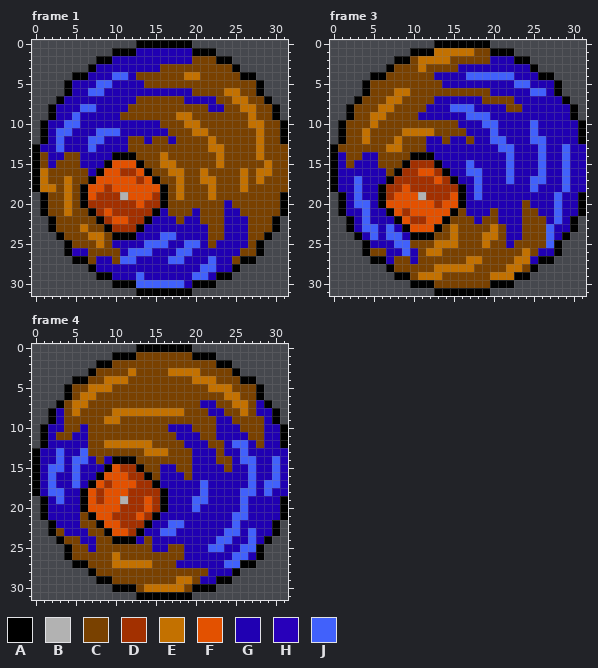
Edited in one commit: pixel-art file (Assets/TFG/Sprites/impulse_flying.aseprite). The picture above is the old version.
32x32 pixels, 4 frames. Shown: frame 1, frame 3, frame 4. The commit also changed other frames, which this record leaves out.
Visible layers, top first: "interior", "baqureta".
Palette (. is transparent): A #000000  B #b2b2b2  C #794100  D #a23000  E #c37100  F #e35100  G #2000b2  H #2800ba  J #4161fb
Pixels before, frame 1, first column x 0:
 0 .............AAAAAAA............
 1 ..........AAAGGGGGGGAAA.........
 2 ........AAGGGGGGGGGGCCCAA.......
 3 .......AGGGGGGGGCCCCCCCCCA......
 4 .....AAGGGJJGCCCCCCEECCCCCAA....
 5 ....AGGGJJGGGGCCCCCCCCCCCCCCA...
 6 ....AGGJJGGGGGGGGGGGCCCCEECCA...
 7 ...AGGGGGGGGGCCCCCCGGGGCCEECCA..
 8 ..AGGGJJGGGGCCCCCCCCCCGGCCEECCA.
 9 ..AGGJGGGGGCCCCCCCEECCCCCCCECCA.
10 .AGGJJGGGGGGGGGGCCCEECCCCCCEECCA
11 .AGJJGGGJJJGGGGGGCCCEECCCCCCECCA
12 .AGJGGGJJGGGCCGCCGCCCCECCCCCECCA
13 AGGJGGGJGGGGCCCCCCCCCCEECCCCECCC
14 ACGGCCGGGGAAACCCECCCCCCECCCCECCC
15 ACGCCCGGGAFFFACCEECCCCCECCCCCECC
16 AECCCCCGAFFDDFACCEECCECCCCECEECC
17 AECCECCAFFFFFDFACCECCEECCCECECCC
18 AEECECAFFDFFFFFFACECCCECCCECCCCC
19 .ACCECAFDDDBFFFDACECCCECCCCCCCCA
20 .ACCECADDDDDDFDDACCCCCCCGCCCCCCA
21 .ACCECCADFDDDDDAGCCCGCCCGGCCCCCA
22 ..ACCCCCADFFDDAGGGCGGCCCGGGCCCA.
23 ..ACCCECCADDDAGGGGGGGGCCGGGCCCA.
24 ...ACCCEECAAAGGGJJGGGGCCGGGCCA..
25 ....ACCCECGGGGJJJGGJJGCGGGGCA...
26 ....AHGCCCCGJJJGGGJJGGGGGGCCA...
27 .....AACGGCJJGGGGJJGGGJGGCAA....
28 .......AGGGGGGGGGGGGGJJGGA......
29 ........AAGGGJGGGGGGJJGAA.......
30 ..........AAAJJJJJJGAAA.........
31 .............AAAAAAA............
Pixels before, frame 3, first column x 0:
 0 .............AAAAAAA............
 1 ..........AAAEEEEECCAAA.........
 2 ........AACEEEECCCCCGGGAA.......
 3 .......ACCCECCCCGGGGGGGGGA......
 4 .....AACCCCCCGGGGJJJJJJGGGAA....
 5 ....ACCCCCCCCCGGGGGGGGGJJGGGA...
 6 ....ACCCEECCCCCCCCCCGGGGGJJGA...
 7 ...ACCCEECCCCGGGGGGCCCCGGGGGGA..
 8 ..ACCCEECCCCGGGJJJGGGGCCGGGGGGA.
 9 ..ACCEECCCCGGGGGGJJJGGGGGGGGGGA.
10 .ACCCECCCCCCCCCCGGGJJGGGGJGGGGGA
11 .ACCECCCCEEEECCCCGGGJGGGGJGGGGGA
12 .ACCECCCECCCGGCGGCGGJJGGGJJGGGGA
13 ACCCCCCEECCCGGGGGGGGGJJGGGJGGJGG
14 AGCCGGCCCCAAAGGGGGGGGGJGGGJGGJGG
15 AGCGGGCCCADDDAGGGJGGGGJGGGJGGJGG
16 AGGGGGGCADDFFDAGGJJGGGJGGGJGGJGG
17 AGGJGGGADDDDDFDAGGJGGGJGGJJGGJGG
18 AGGJGGADDFDDDDDDAGJGGGGGGJGGGJGG
19 .AGJGGADFFFBDDDFAGJGGGGGGGGGJGGA
20 .AGJJGAFFFFFFDFFAGGGGGGGCGGGJGGA
21 .AGGJGGAFDFFFFFACGGGCGGGCCGGJGGA
22 ..AGJGGGAFDDFFACCCGCCGGGCCCGJGA.
23 ..AGJJGJGAFFFACECCCCECGGCCCJGGA.
24 ...AGJGJJGAAACCECCCEECGGCCCJGA..
25 ....AGGGJJCCCEEECCCECCGCCCCJA...
26 ....ACCGGJGCEECCCCCCCCCCECGGA...
27 .....AAGCCGCCCCCCEECCCCEEGAA....
28 .......ACCCCCEEEEECCCCEECA......
29 ........AACEEECCCCCCEEEAA.......
30 ..........AAACCCCCCCAAA.........
31 .............AAAAAAA............
Pixels before, frame 4, first column x 0:
 0 .............AAAAAAA............
 1 ..........AAACCCCCCCAAA.........
 2 ........AACCCCCCCCCCCCCAA.......
 3 .......ACCCCECCCCEEEECCCCA......
 4 .....AACCEEECCCCCCCCEEECCCAA....
 5 ....ACCEEECCCCCCCCCCCCEEECCCA...
 6 ....ACEECCCCCCCCCCCCCCCCEECCA...
 7 ...ACEECCCCCCCCCCCCCCGGCCEECGA..
 8 ..AGCECCCCEEEEEEEEECCCGGCCECGGA.
 9 ..AGCCCCCEECCCCCCCCCCCCGGCCCCGA.
10 .AGGCCGCCCCCCCCCCGGGCCCGGGCCCGGA
11 .AGCCGGCCCCCCCCCCCGGGCCGGGGCCGGA
12 .AGGGGGCCEEEEEECCCCGGGCCGJJGCGGA
13 AGGJGGJCCCCCCCEEECCCGGGCGGJGGGGG
14 AGGJGJJGCGAAACCCCCCCGGGCCGJJGGJG
15 AGJJGJGGGAFDDACCGGCCGGGGCGGJGGJG
16 AGJGGJGGAFFFDDACGGGCGGGGGGGJGGJG
17 AGJGGJGAFDFFFDDAGGGGGJGGGGGJGJJG
18 AGJJGGAFDFFFDDDDAGGGGJGGGGJJGJGG
19 .AGJGGAFDFFBDDFDAGGGJJGGGGJGGGGA
20 .AGGGGAFFFFDDDFDAGGGJGGGGGJGGGGA
21 .AGGGGCAFFDDDFDAGGGGGGGGGJJGGGGA
22 ..AGGGCCAFFDDDAGGJJGGGGGGJGGGGA.
23 ..ACGGGCCAFFDAGGJJGGGGGGJJGJGGA.
24 ...ACCGGCCAAAGCGGGGGGGGJJGGJGA..
25 ....ACCGCCCCCCCGGCCGGGJJGGJJA...
26 ....ACCCCCECCCCCCCCGGGGGGJJGA...
27 .....AACCCEEEEECCCGGGGGGJJAA....
28 .......ACCCCCCCCCCCCCCGGGA......
29 ........AACCCCCCCCEECGGAA.......
30 ..........AAACEEEEECAAA.........
31 .............AAAAAAA............
Once edited:
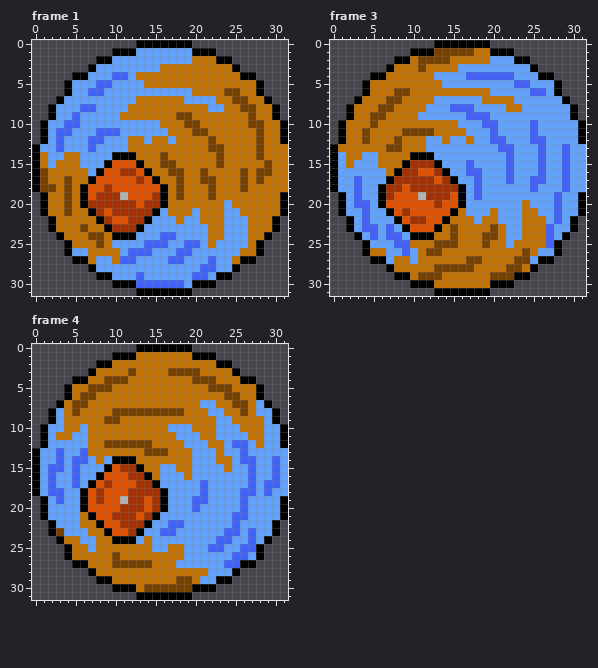
Diff:
colour G: #2000b2 -> #61a2ff
Changed rows in their new state; - is a pixel that keeps its letter.
Frame 1, layer "baqureta":
first column x 1:
 2 -------------------EEE---------
 3 ---------------EEEEEEEEE-------
 4 ------------EEEEEE--EEEEE------
 5 -------------EEEEEEEEEEEEEE----
 6 -------------------EEEECCEE----
 7 ------------EEEEEE----EECCEE---
 8 -----------EEEEEEEEEE--EECCEE--
 9 ----------EEEEEEECCEEEEEEECEE--
10 ---------------EEECCEEEEEECCEE-
11 ----------------EEECCEEEEEECEE-
12 -----------EE-EE-EEEECEEEEECEE-
13 -----------EEEEEEEEEECCEEEECEEE
14 E--EE-------EEECEEEEEECEEEECEEE
15 E-EEE--------EECCEEEEECEEEEECEE
16 CEEEEE--------EECCEECEEEECECCEE
17 CEECEE---------EECEECCEEECECEEE
18 CCECE-----------ECEEECEEECEEEEE
19 -EECE-----------ECEEECEEEEEEEE-
20 -EECE-----------EEEEEEE-EEEEEE-
21 -EECEE----------EEE-EEE--EEEEE-
22 --EEEEE----------E--EEE---EEE--
23 --EEECEE-------------EE---EEE--
24 ---EEECCE------------EE---EE---
25 ----EEECE------------E----E----
26 ----G-EEEE---------------EE----
27 ------E--E--------------E------
Frame 3, layer "baqureta":
first column x 1:
 1 ------------CCCCCEE----
 2 ---------ECCCCEEEEE----
 3 -------EEECEEEE--------
 4 ------EEEEEE-----------
 5 ----EEEEEEEEE----------
 6 ----EEECCEEEEEEEEEE----
 7 ---EEECCEEEE------EEEE-
 8 --EEECCEEEE----------EE
 9 --EECCEEEE-------------
10 -EEECEEEEEEEEEE--------
11 -EECEEEECCCCEEEE-------
12 -EECEEECEEE--E--E------
13 EEEEEECCEEE------------
14 -EE--EEEE--------------
15 -E---EEE---------------
16 ------E----------------
first column x 5:
20 -------------------E--
21 -----------E---E---EE-
22 ----------EEE-EE---EEE
23 ---------ECEEEECE--EEE
24 --------EECEEECCE--EEE
25 -----EEECCCEEECEE-EEEE
26 EE----ECCEEEEEEEEEECE-
27 ---EE-EEEEEECCEEEECC--
28 ---EEEEECCCCCEEEECCE--
29 -----ECCCEEEEEECCC----
30 --------EEEEEEE-------
Frame 4, layer "baqureta":
first column x 3:
 1 ----------EEEEEEE---------
 2 -------EEEEEEEEEEEEE------
 3 -----EEEECEEEECCCCEEEE----
 4 ----EECCCEEEEEEEECCCEEE---
 5 --EECCCEEEEEEEEEEEECCCEEE-
 6 --ECCEEEEEEEEEEEEEEEECCEE-
 7 -ECCEEEEEEEEEEEEEE--EECCE-
 8 -ECEEEECCCCCCCCCEEE--EECE-
 9 -EEEEECCEEEEEEEEEEEE--EEEE
10 -EE-EEEEEEEEEE---EEE---EEE
11 EE--EEEEEEEEEEE---EE----EE
12 ----EECCCCCCEEEE---EE----E
13 ----EEEEEEECCCEEE---E-----
14 -----E----EEEEEEE---EE----
15 -----------EE--EE----E----
16 ------------E---E---------
first column x 4:
21 --E---------------
22 --EE--------------
23 ---EE-------------
24 EE--EE----E-------
25 -EE-EEEEEEE--EE---
26 -EEEEECEEEEEEEE---
27 ---EEECCCCCEEE----
28 ----EEEEEEEEEEEEEE
29 ------EEEEEEEECCE-
30 ---------ECCCCC---
